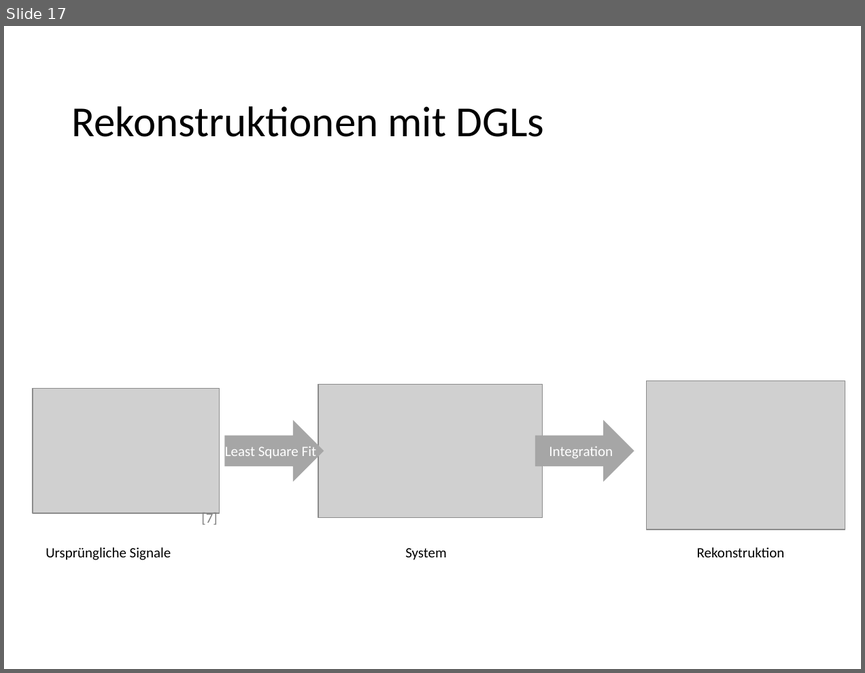
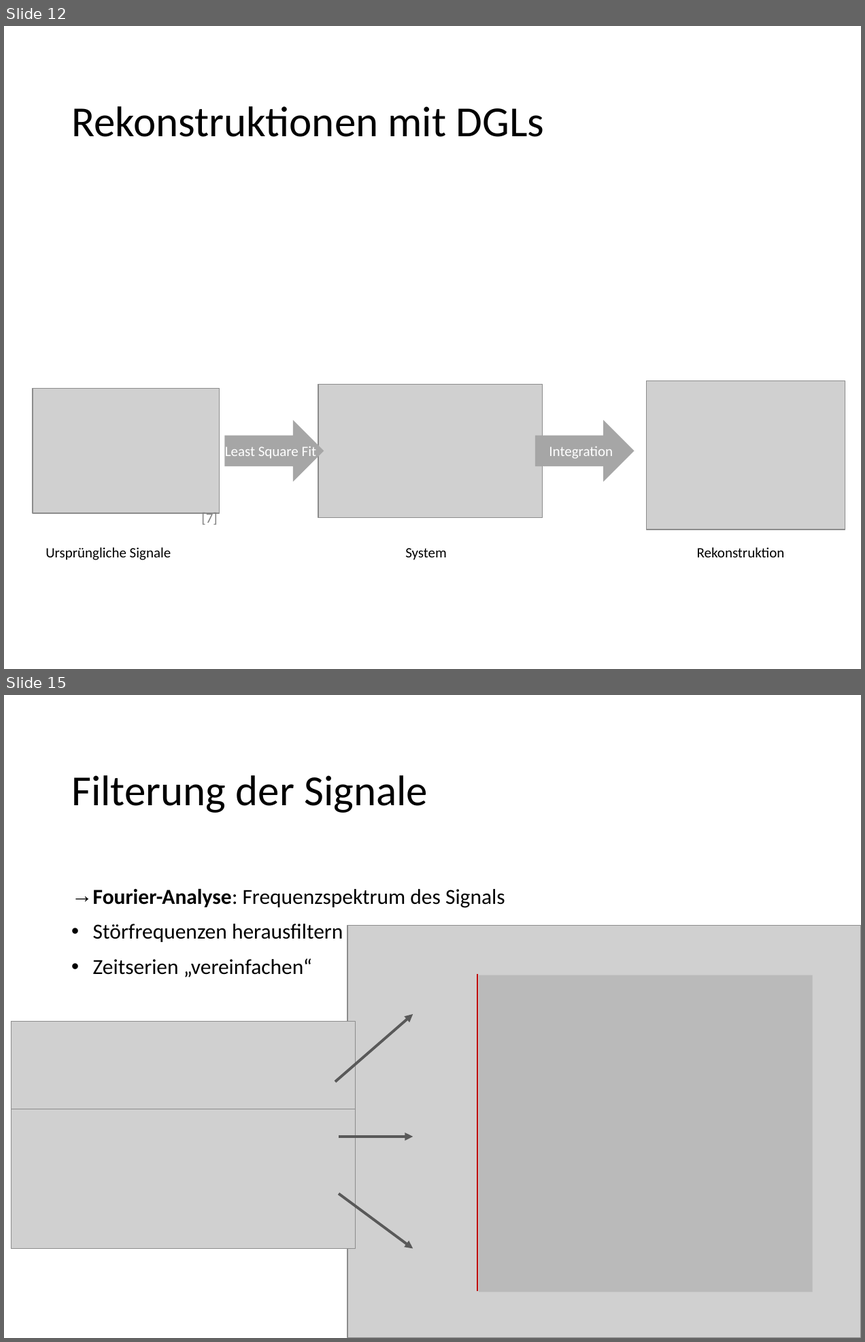
Before and after one commit to flemk/bachelor, a slide deck: presentation.pptx. Shown one above the other, each under a label of ours: slide 17 before the commit, slides 12 and 15 after it; the slides between them are not shown. The pictures are 865x673 and 865x1342 pixels, drawn with LibreOffice and Linux fonts; fonts in the diff are those of the drawing; grey boxes stand for pictures. Boxes give left, top, right and bottom in pixels: in the first picture for what was removed or moved away, otherwise in the second. Text is boxed around its words. In the diff, an @@ line names an element or a change of style, - is before the commit and + after.

```diff
--- a/presentation.pptx
+++ b/presentation.pptx
@@ slide 15 added at (4, 695, 861, 1338), background #FFFFFF @@
@@ title added at (71, 775, 428, 813), 36 pt, text #000000 @@
+Filterung der Signale
@@ text added at (93, 889, 505, 977), 18 pt, text #000000 @@
+→ Fourier-Analyse: Frequenzspektrum des Signals
+• Störfrequenzen herausfiltern
+• Zeitserien „vereinfachen“
@@ picture added at (347, 926, 861, 1338) @@
@@ line added from (478, 1291) to (478, 974), #C00000 1.5 pt @@
@@ rectangle added at (479, 975, 812, 1292), fill #000000 at 10% opacity @@
@@ picture added at (11, 1021, 356, 1108) @@
@@ arrow added from (334, 1081) to (413, 1014), #595959 2.25 pt @@
@@ picture added at (11, 1106, 356, 1248) @@
@@ arrow added from (338, 1136) to (413, 1136), #595959 2.25 pt @@
@@ arrow added from (338, 1193) to (413, 1249), #595959 2.25 pt @@
@@ what was slide 17 is now slide 12 @@
```
Also in this commit, not shown: 14 slides changed, 2 other slides added, 1 other file.
